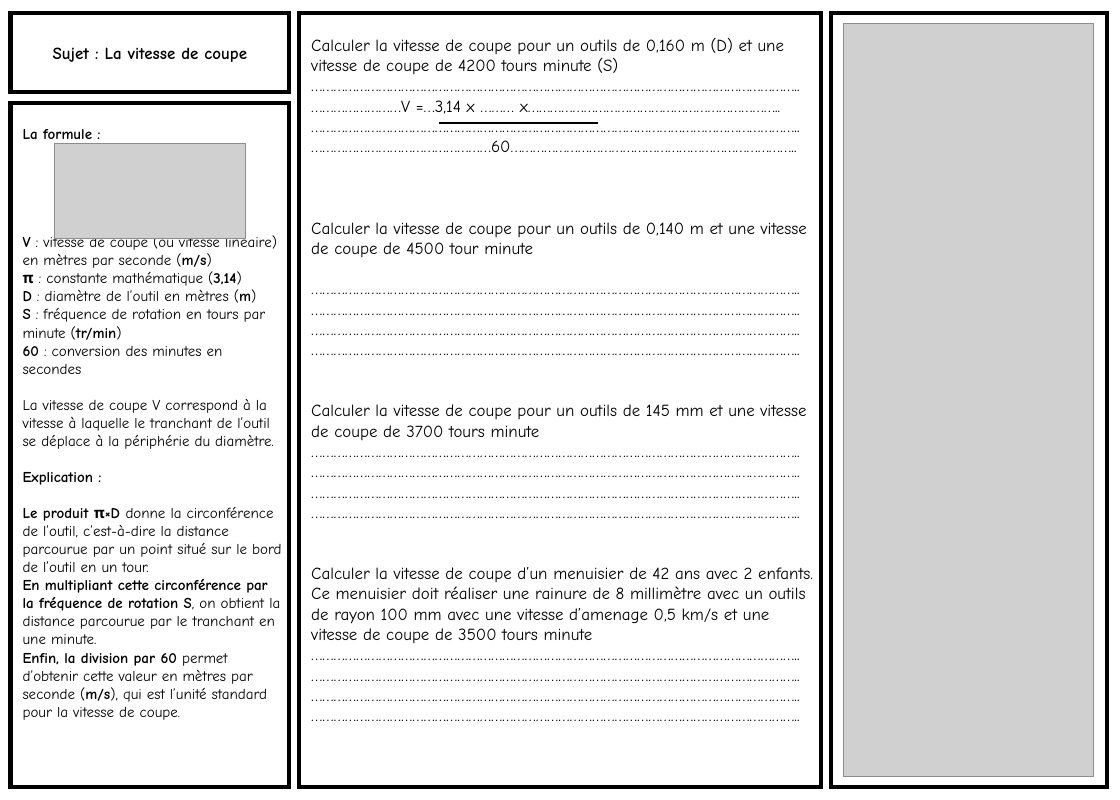
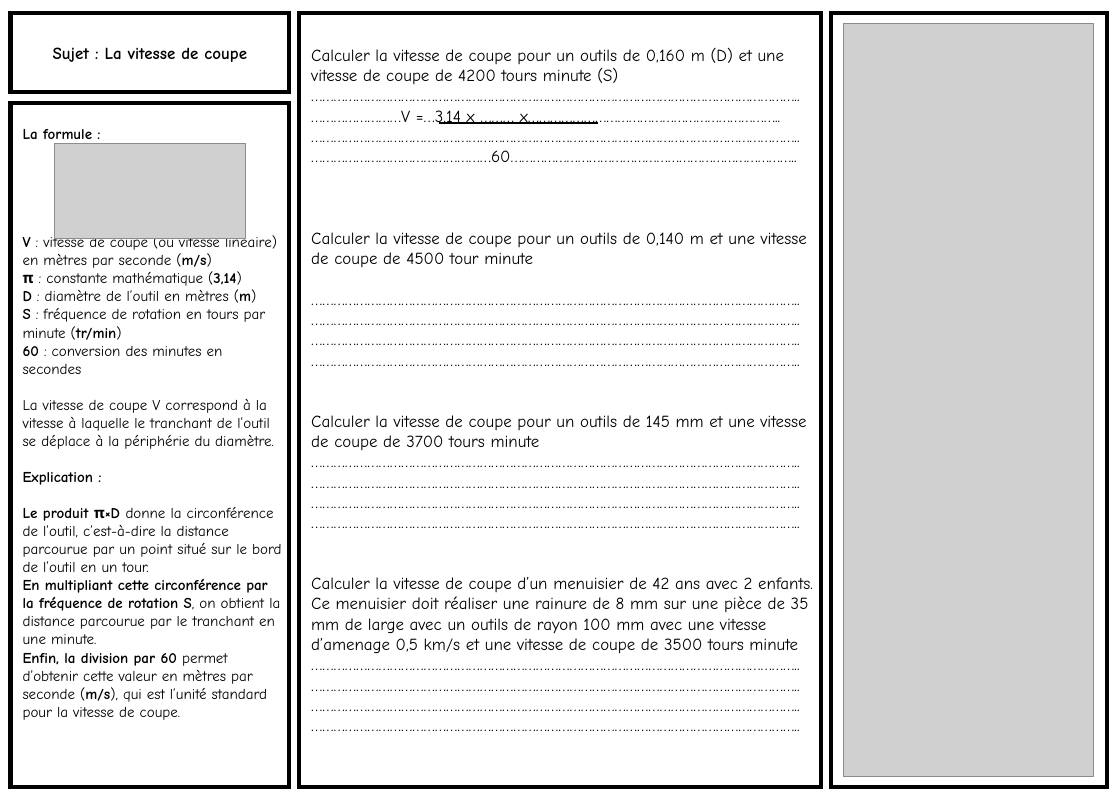
Before and after one commit to kduchevreuil/Cours-Menuiserie, a slide deck: slide 3 of Dossier Co-FR/La boite à épice - interrogation.pptx. Drawn at 1120x800 pixels with LibreOffice and Linux fonts; fonts in the diff are those of the drawing; grey boxes stand for pictures. Boxes give left, top, right and bottom in pixels: in the first picture for what was removed or moved away, otherwise in the second. Text is boxed around its words. In the diff, an @@ line names an element or a change of style, - is before the commit and + after.

```diff
--- a/Dossier Co-FR/La boite à épice - interrogation.pptx
+++ b/Dossier Co-FR/La boite à épice - interrogation.pptx
@@ text in rectangle at bbox=[311, 577, 813, 654]: text changed @@
-Calculer la vitesse de coupe d’un menuisier de 42 ans avec 2 enfants. Ce menuisier doit réaliser une rainure de 8 millimètre avec un outils de rayon 100 mm avec une vitesse d’amenage 0,5 km/s et une vitesse de coupe de 3500 tours minute
+Calculer la vitesse de coupe d’un menuisier de 42 ans avec 2 enfants. Ce menuisier doit réaliser une rainure de 8 mm sur une pièce de 35 mm de large avec un outils de rayon 100 mm avec une vitesse d’amenage 0,5 km/s et une vitesse de coupe de 3500 tours minute
```
Also in this commit, not shown: 1 other file.
